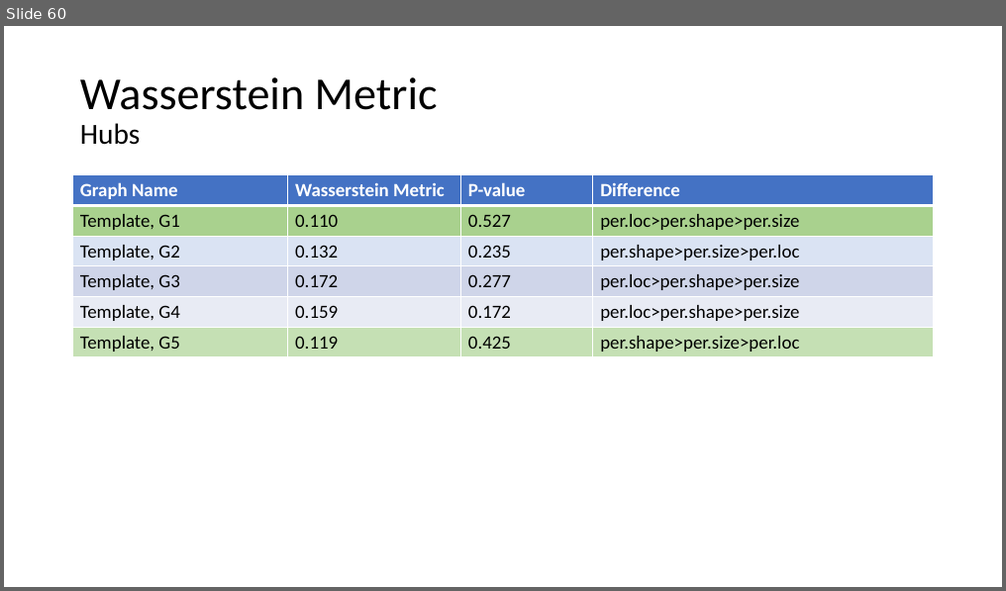
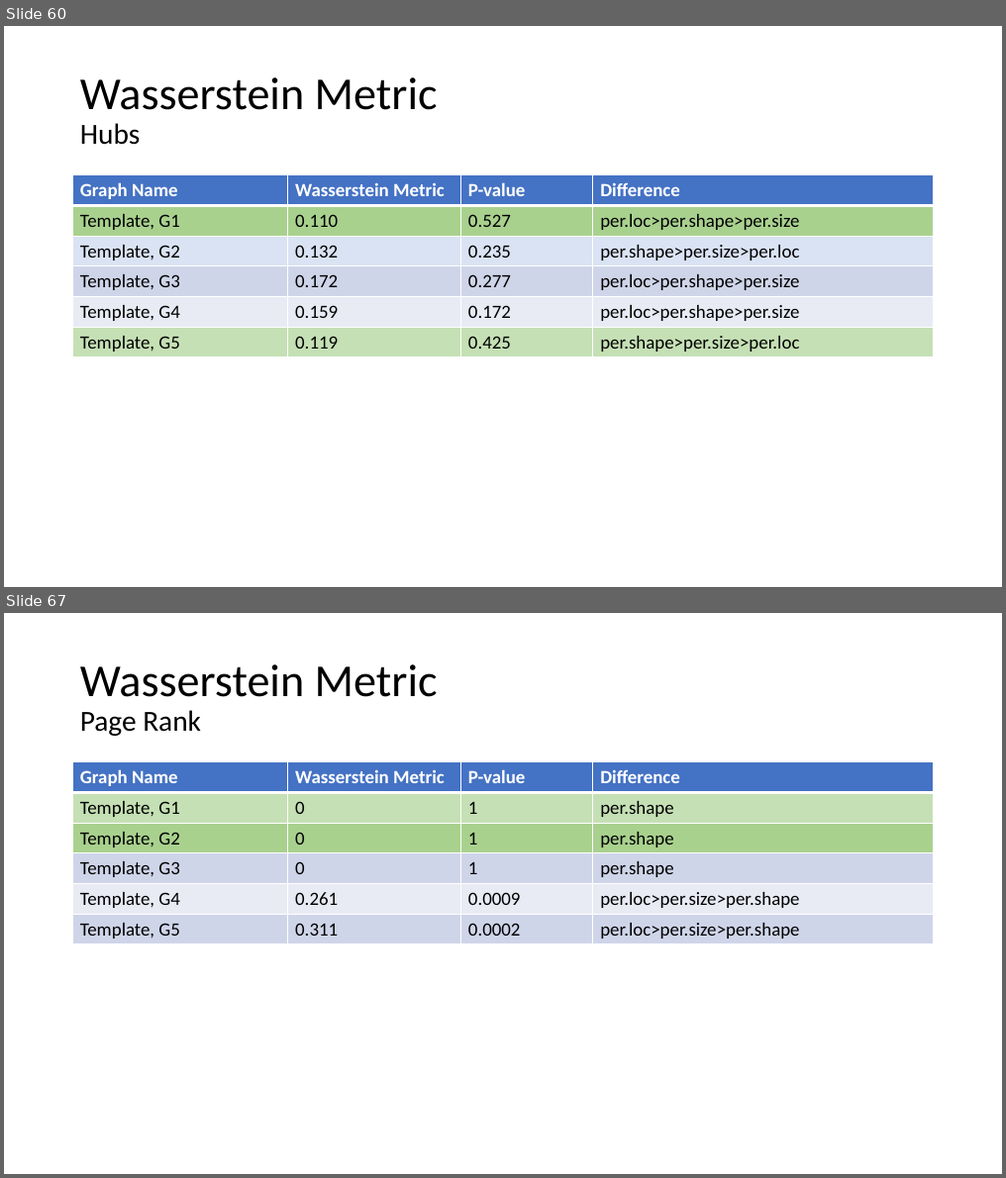
Before and after one commit to AtrayeeNeog/Visualization_2019-20, a slide deck: Documentation/Presentation/Project_Presentation_v2.pptx. Shown one above the other, each under a label of ours: slide 60 before the commit, slides 60 and 67 after it; the slides between them are not shown. The pictures are 1006x591 and 1006x1178 pixels, drawn with LibreOffice and Linux fonts; fonts in the diff are those of the drawing. Boxes give left, top, right and bottom in pixels: in the first picture for what was removed or moved away, otherwise in the second. Text is boxed around its words. In the diff, an @@ line names an element or a change of style, - is before the commit and + after.

```diff
--- a/Documentation/Presentation/Project_Presentation_v2.pptx
+++ b/Documentation/Presentation/Project_Presentation_v2.pptx
@@ slide 67 added at [4, 613, 1002, 1174], background #FFFFFF @@
@@ title added at [80, 664, 438, 736], 44 pt, text #000000 @@
+Wasserstein Metric
+Page Rank
@@ table added at [73, 762, 934, 945], 6 rows, 4 columns @@
+Graph Name | Wasserstein Metric | P-value | Difference
+Template, G1 | 0 | 1 | per.shape
+Template, G2 | 0 | 1 | per.shape
+Template, G3 | 0 | 1 | per.shape
+Template, G4 | 0.261 | 0.0009 | per.loc>per.size>per.shape
+Template, G5 | 0.311 | 0.0002 | per.loc>per.size>per.shape
```
Also in this commit, not shown: 1 slide changed, 17 other slides added, 2 other files.
